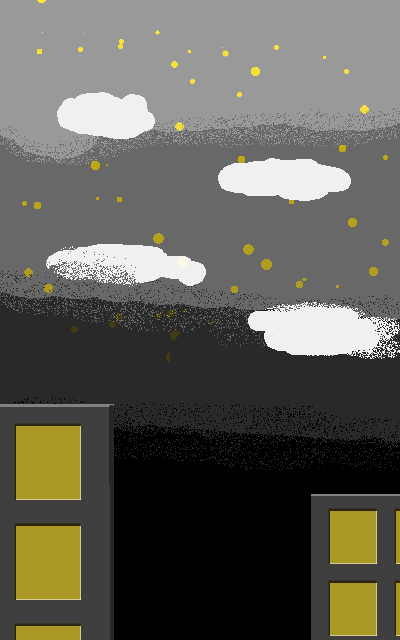
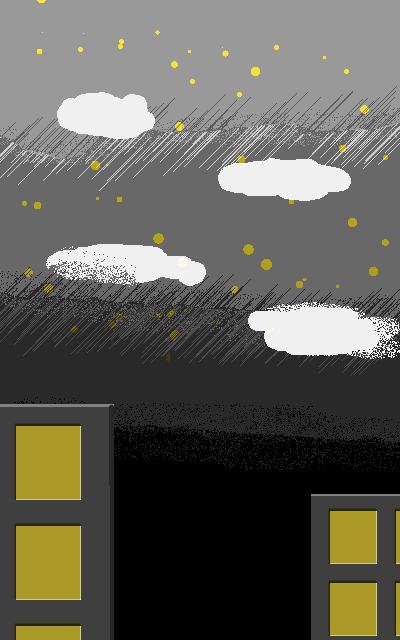
Revision of a layered 400x640 image; what changed, layer by layer:
added layer "Ebene 4" above "Ebene 3" over 0, 86, 400, 376
